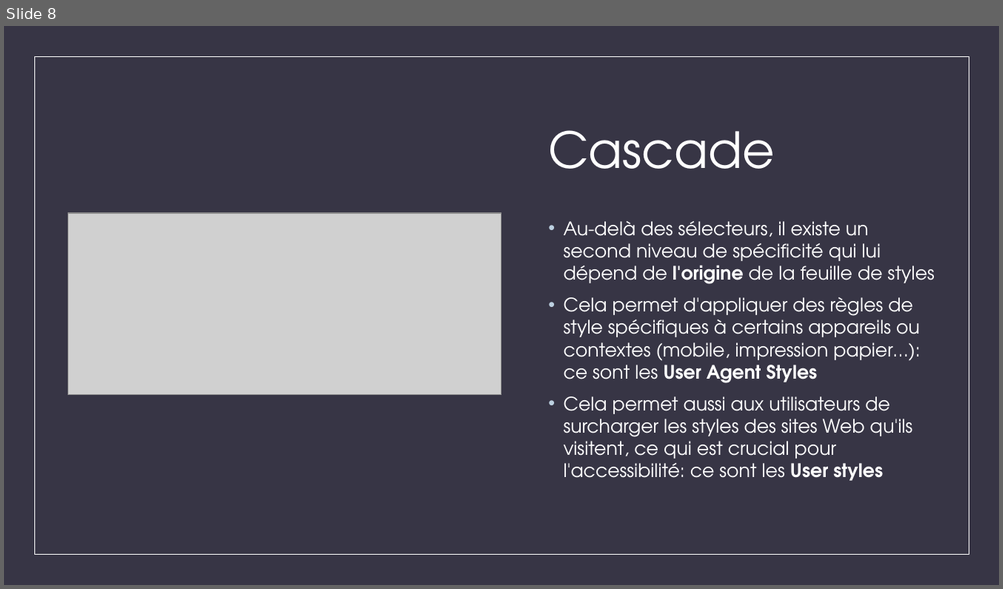
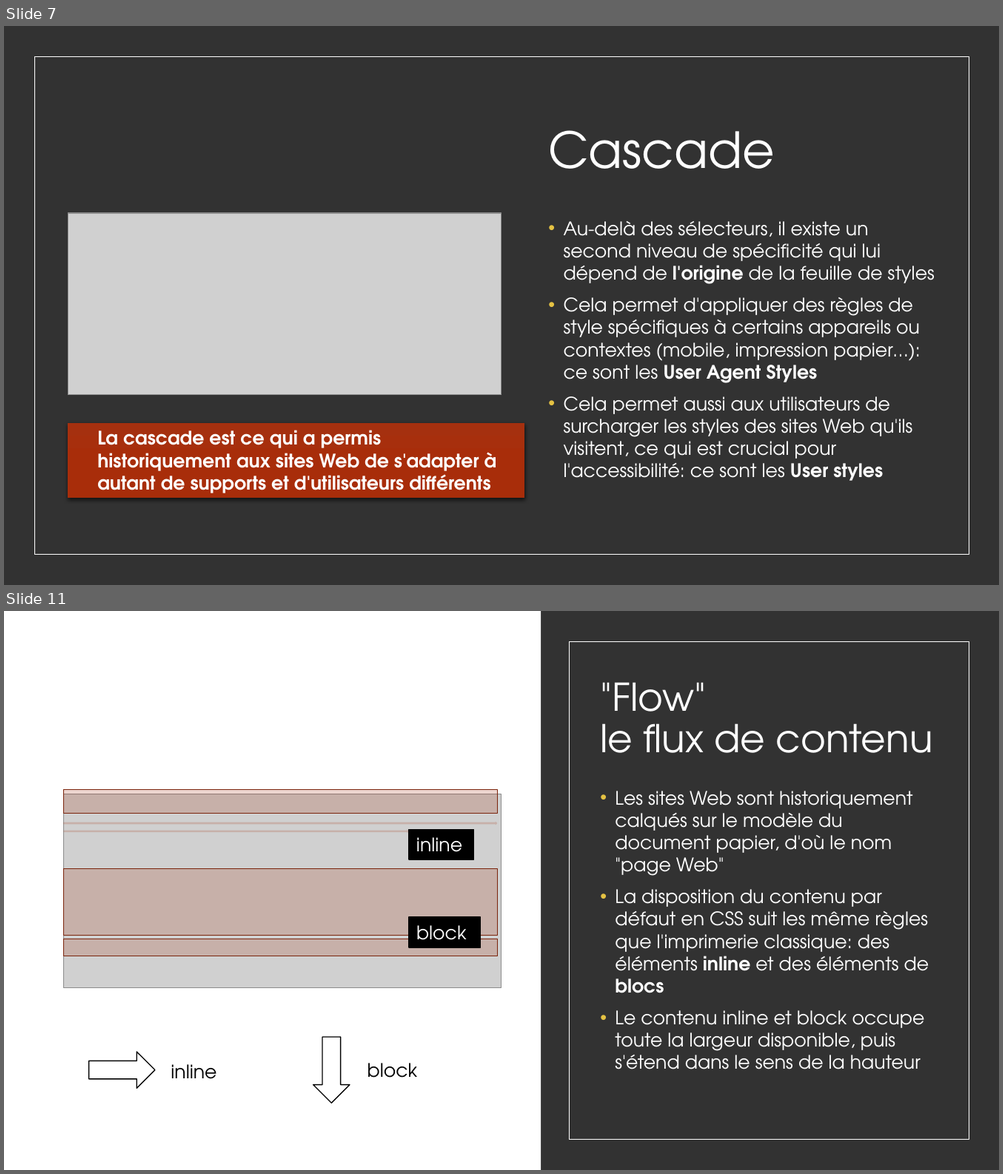
Before and after one commit to worldline/html-css-training, a slide deck: presenter_fr.pptx. Shown one above the other, each under a label of ours: slide 8 before the commit, slides 7 and 11 after it; the slides between them are not shown. The pictures are 1003x589 and 1003x1174 pixels, drawn with LibreOffice and Linux fonts; fonts in the diff are those of the drawing; grey boxes stand for pictures. Boxes give left, top, right and bottom in pixels: in the first picture for what was removed or moved away, otherwise in the second. Text is boxed around its words. In the diff, an @@ line names an element or a change of style, - is before the commit and + after.

```diff
--- a/presenter_fr.pptx
+++ b/presenter_fr.pptx
@@ slide 11 added at [4, 611, 999, 1170], background #323232 @@
@@ rectangle added at [4, 611, 999, 1170], fill #323232 @@
@@ rectangle added at [4, 611, 541, 1170], fill #FFFFFF @@
@@ rectangle added at [569, 641, 969, 1140], outline #FFFFFF 0.5 pt @@
@@ title added at [600, 682, 933, 753], 37 pt, text #FFFFFF @@
+"Flow"
+le flux de contenu
@@ picture added at [64, 795, 502, 988] @@
@@ rectangle added at [64, 790, 498, 814], fill #A5300F at 20% opacity, outline #7A240B 1 pt @@
@@ text added at [614, 791, 929, 1070], 18 pt, text #FFFFFF @@
+• Les sites Web sont historiquement calqués sur le modèle du document papier, d'où le nom "page Web"
+• La disposition du contenu par défaut en CSS suit les même règles que l'imprimerie classique: des éléments inline et des éléments de blocs
+• Le contenu inline et block occupe toute la largeur disponible, puis s'étend dans le sens de la hauteur
@@ right arrow added at [64, 821, 498, 825], fill #A5300F at 20% opacity @@
@@ right arrow added at [64, 829, 409, 833], fill #A5300F at 20% opacity @@
@@ rectangle added at [409, 829, 474, 860], fill #000000, outline #000000 1 pt, 18 pt, text #FFFFFF @@
+inline
@@ rectangle added at [64, 869, 498, 937], fill #A5300F at 20% opacity, outline #7A240B 1 pt @@
@@ rectangle added at [409, 917, 480, 948], fill #000000, outline #000000 1 pt, 18 pt, text #FFFFFF @@
+block
@@ rectangle added at [64, 940, 498, 957], fill #A5300F at 20% opacity, outline #7A240B 1 pt @@
@@ right arrow added at [89, 1052, 156, 1088], fill #FFFFFF, outline #000000 1 pt @@
@@ right arrow added at [313, 1037, 350, 1103], fill #FFFFFF, outline #000000 1 pt @@
@@ text added at [170, 1065, 216, 1079], 18 pt, text #000000 @@
+inline
@@ text added at [367, 1063, 418, 1078], 18 pt, text #000000 @@
+block
@@ what was slide 8 is now slide 7 @@
@@ slide 7 changed as well @@
@@ background #373545 to #323232 @@
@@ text "Au-delà des sélecteurs, il existe ..." at [563, 221, 934, 481]: bullet colour #BCD0E0 to #E5C243 @@
@@ rectangle added at [68, 423, 525, 498], fill gradient #A5300F to #A82E0B to #A72D0B, 18 pt, text #FFFFFF, bold @@
+  La cascade est ce qui a permis historiquement aux sites Web de s'adapter à autant de supports et d'utilisateurs différents
```
Also in this commit, not shown: 6 other slides changed, 4 other slides added, 1 slide removed, 3 other files.
